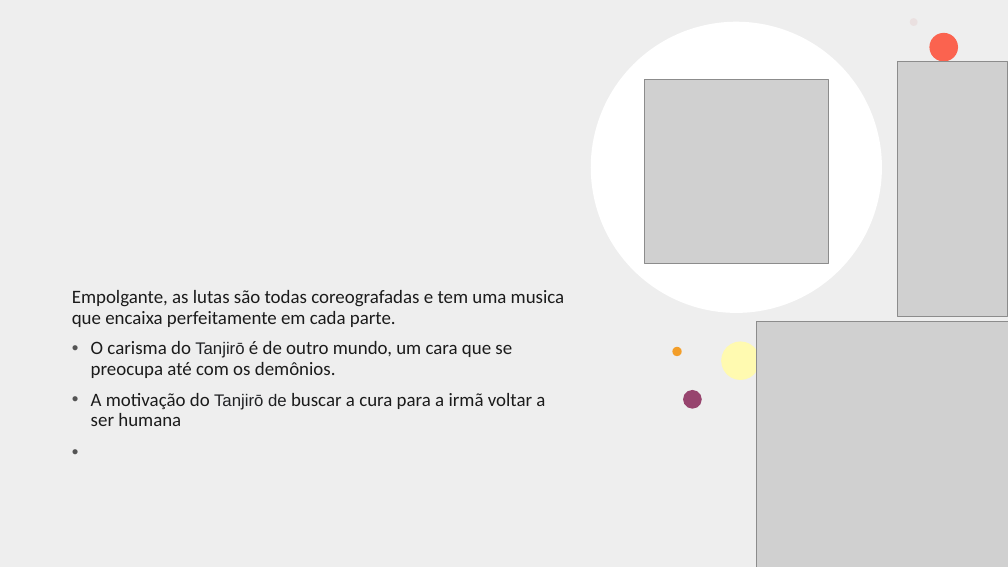
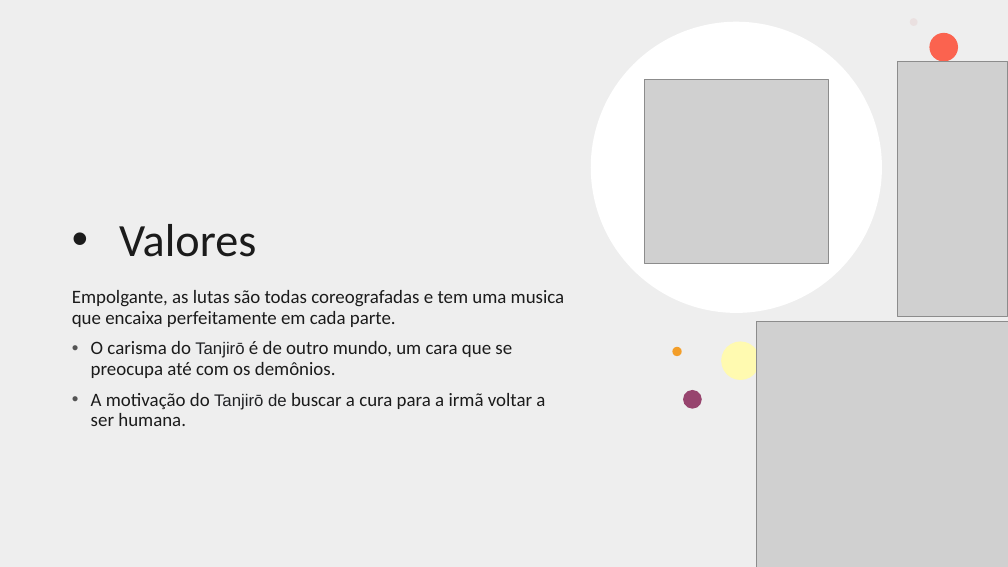
Before and after one commit to luizfelipemn/Projeto-Individual, a slide deck: slide 5 of projeto individual.pptx. Drawn at 1008x567 pixels with LibreOffice and Linux fonts; fonts in the diff are those of the drawing; grey boxes stand for pictures. Boxes give left, top, right and bottom in pixels: in the first picture for what was removed or moved away, otherwise in the second. Text is boxed around its words. In the diff, an @@ line names an element or a change of style, - is before the commit and + after.

Commit message:
ppt

```diff
--- a/projeto individual.pptx
+++ b/projeto individual.pptx
@@ title added at box(119, 224, 256, 257), 44 pt, text #1B1B1B @@
+• Valores
@@ text at box(91, 393, 545, 426): text changed @@
-• A motivação do Tanjirō de buscar a cura para a irmã voltar a ser humana
+• A motivação do Tanjirō de buscar a cura para a irmã voltar a ser humana.
```
Also in this commit, not shown: 1 slide removed.
